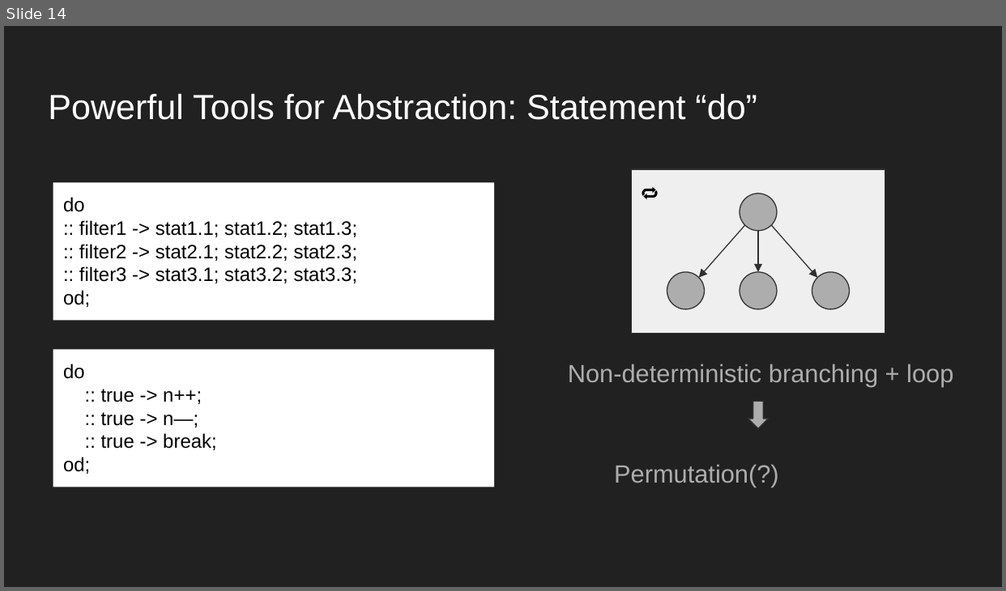
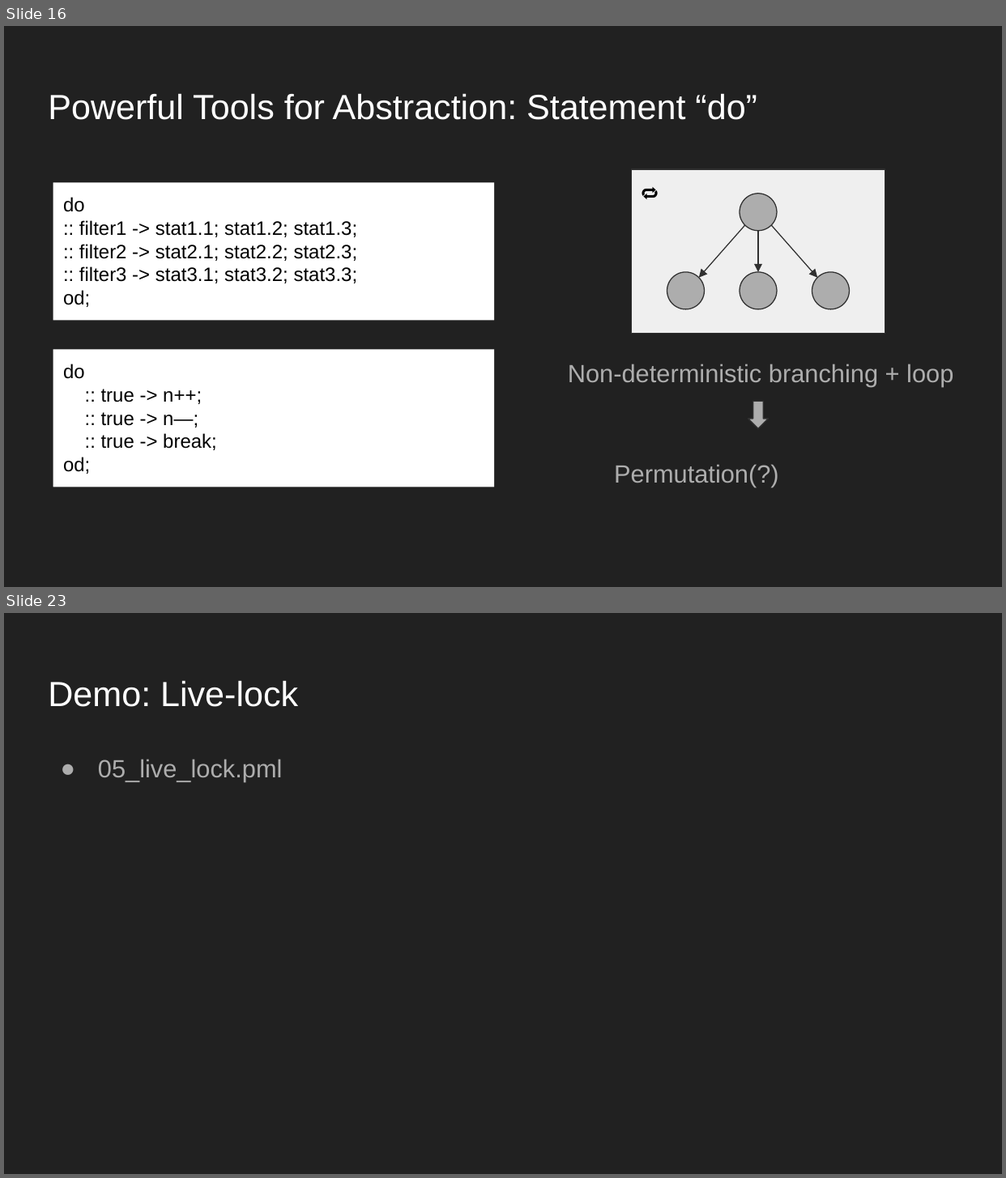
Before and after one commit to LeoXS/model_checking_ppt, a slide deck: Model Checking with Spin Model Checker.pptx. Shown one above the other, each under a label of ours: slide 14 before the commit, slides 16 and 23 after it; the slides between them are not shown. The pictures are 1006x591 and 1006x1178 pixels, drawn with LibreOffice and Linux fonts; fonts in the diff are those of the drawing. Boxes give left, top, right and bottom in pixels: in the first picture for what was removed or moved away, otherwise in the second. Text is boxed around its words. In the diff, an @@ line names an element or a change of style, - is before the commit and + after.

```diff
--- a/Model Checking with Spin Model Checker.pptx
+++ b/Model Checking with Spin Model Checker.pptx
@@ slide 23 added at <box>4,613,1002,1174</box>, background #212121 @@
@@ title added at <box>48,680,298,707</box>, 25.2 pt, text #FFFFFF @@
+Demo: Live-lock
@@ text added at <box>98,759,283,782</box>, 18 pt, text #ADADAD @@
+● 05_live_lock.pml
@@ what was slide 14 is now slide 16 @@
```
Also in this commit, not shown: 11 slides changed, 9 other slides added, 1 slide removed, 7 other files.
